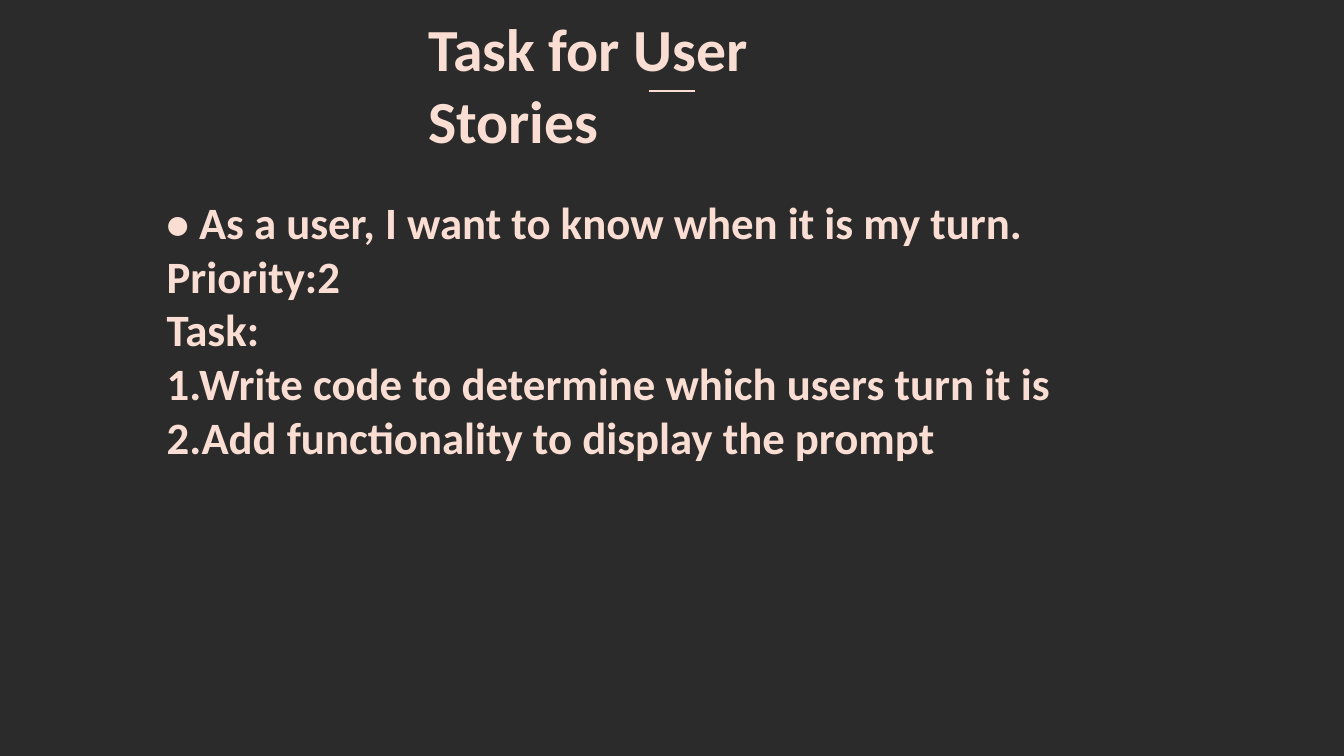
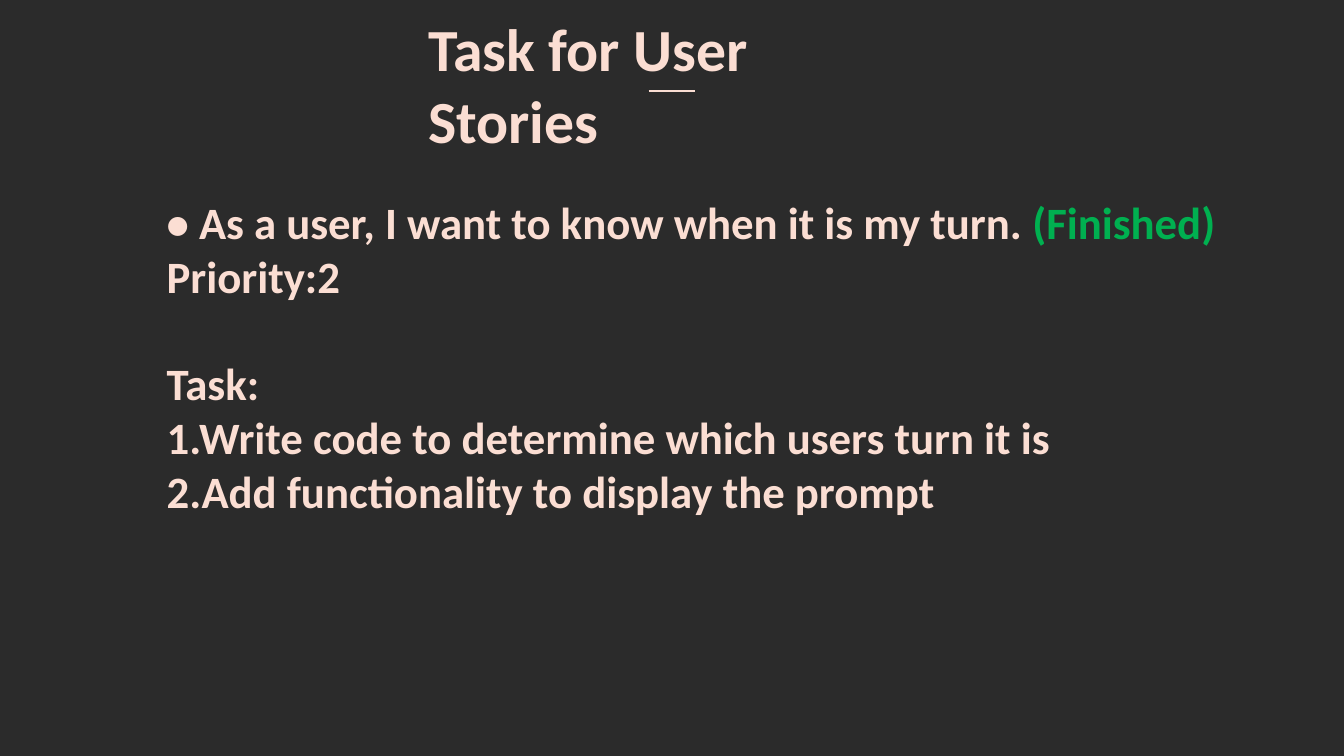
Before and after one commit to JacindaQiong/cs414-fa19-001-Party-A, a slide deck: slide 7 of P2/P2-Power Point.pptx. Drawn at 1344x756 pixels with LibreOffice and Linux fonts; fonts in the diff are those of the drawing; background and template pictures are left out; a plain dark background stands for a picture behind light text. Boxes give left, top, right and bottom in pixels: in the first picture for what was removed or moved away, otherwise in the second. Text is boxed around its words. In the diff, an @@ line names an element or a change of style, - is before the commit and + after.

```diff
--- a/P2/P2-Power Point.pptx
+++ b/P2/P2-Power Point.pptx
@@ text at box(199, 206, 1215, 246): text changed @@
-• As a user, I want to know when it is my turn.
+• As a user, I want to know when it is my turn. (Finished)
```
Also in this commit, not shown: 3 other slides changed.
